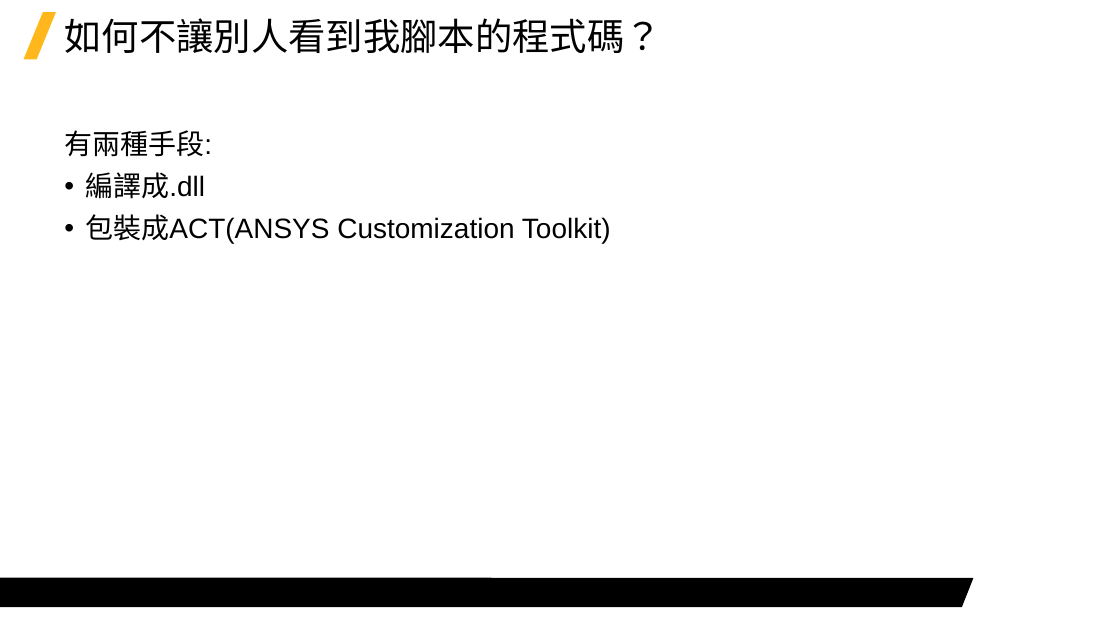
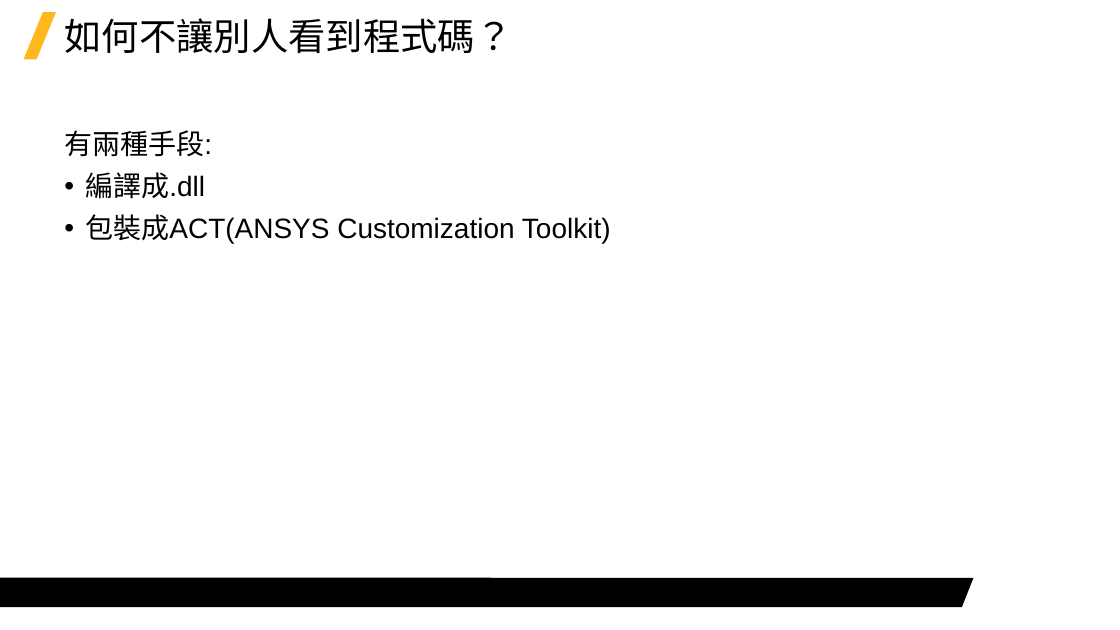
Before and after one commit to Jerrick-cheng/AEDT-Automation-Camp, a slide deck: slide 3 of 上課教材/Week8.pptx. Drawn at 1120x630 pixels with LibreOffice and Linux fonts; fonts in the diff are those of the drawing; background and template pictures are left out. Boxes give left, top, right and bottom in pixels: in the first picture for what was removed or moved away, otherwise in the second. Text is boxed around its words. In the diff, an @@ line names an element or a change of style, - is before the commit and + after.

```diff
--- a/上課教材/Week8.pptx
+++ b/上課教材/Week8.pptx
@@ title at [64,18,512,53]: text changed @@
-如何不讓別人看到我腳本的程式碼？
+如何不讓別人看到程式碼？
```
Also in this commit, not shown: 2 other slides changed, 3 slides added, 2 slides removed.
